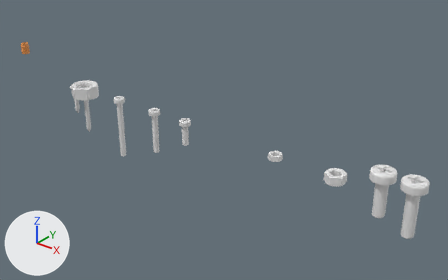
A saved change to the Blender file bolts_and_nuts.blend.
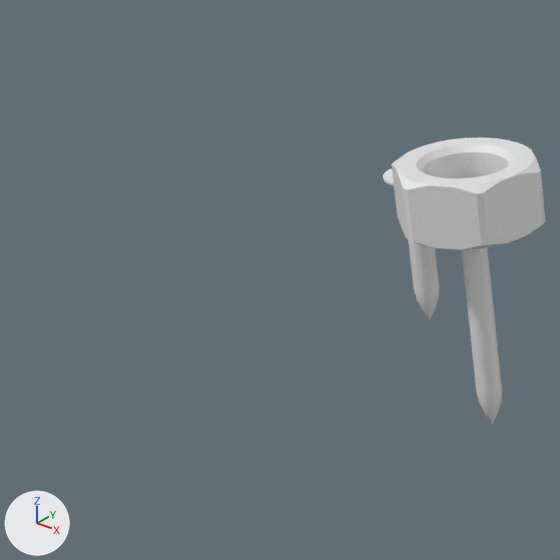
Each version appears first whole from a 50 mm camera at (2.495, -1.943, 1.165) aimed at (0.835, 0.132, -0.121), and next in a close-up on the part from 0% to 23% of the width and 20% to 56% of the height. The lights are fixed; the arrows at lower left show +X, +Y and +Z.

Objects in the first close-up: 'M8nut', 'scrow H6 L15', 'scrow H6 L25'.
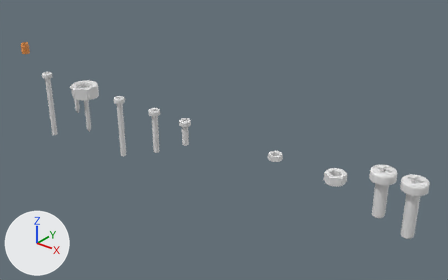
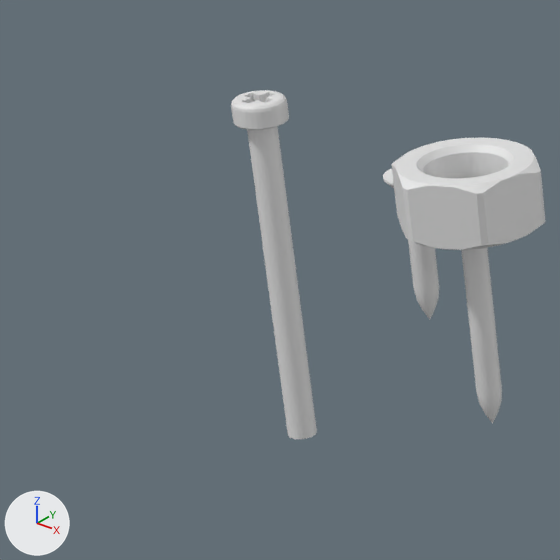
Where the change shows, as pixel boxes (x1, y1, x2, y2) in the close-ups (560 x 560 px):
```json
{"object": "m3 35", "change": "added", "after": [231, 90, 317, 439]}
```

The change, as JSON lines over the scene's bpy script:
```json
{"op": "add", "block": "me_circle_012", "code": ["me_circle_012 = bpy.data.meshes.new('Circle.012')", "me_circle_012.from_pydata(...)  # 325 vertices, 287 faces; spans x -0.028..0.028, y -0.028..0.028, z -0.35..0.025", "me_circle_012.materials.append(mat_m)  # white #e7e7e7"]}
{"op": "add", "block": "ob_m3_35", "code": ["ob_m3_35 = bpy.data.objects.new('m3 35', me_circle_012)", "ob_m3_35.location = (-0.3203, 0.0, -0.0325)"]}
```
